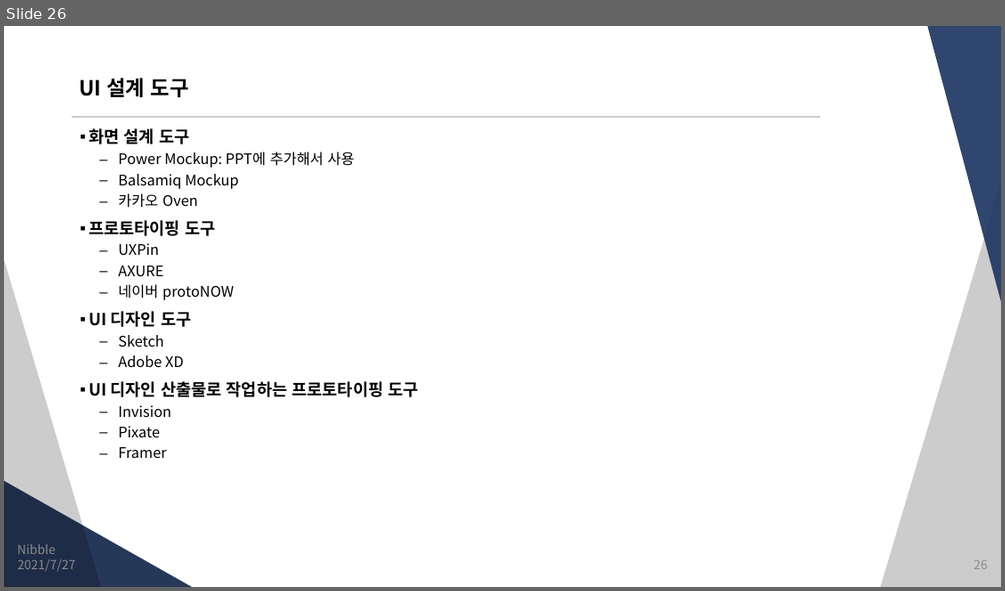
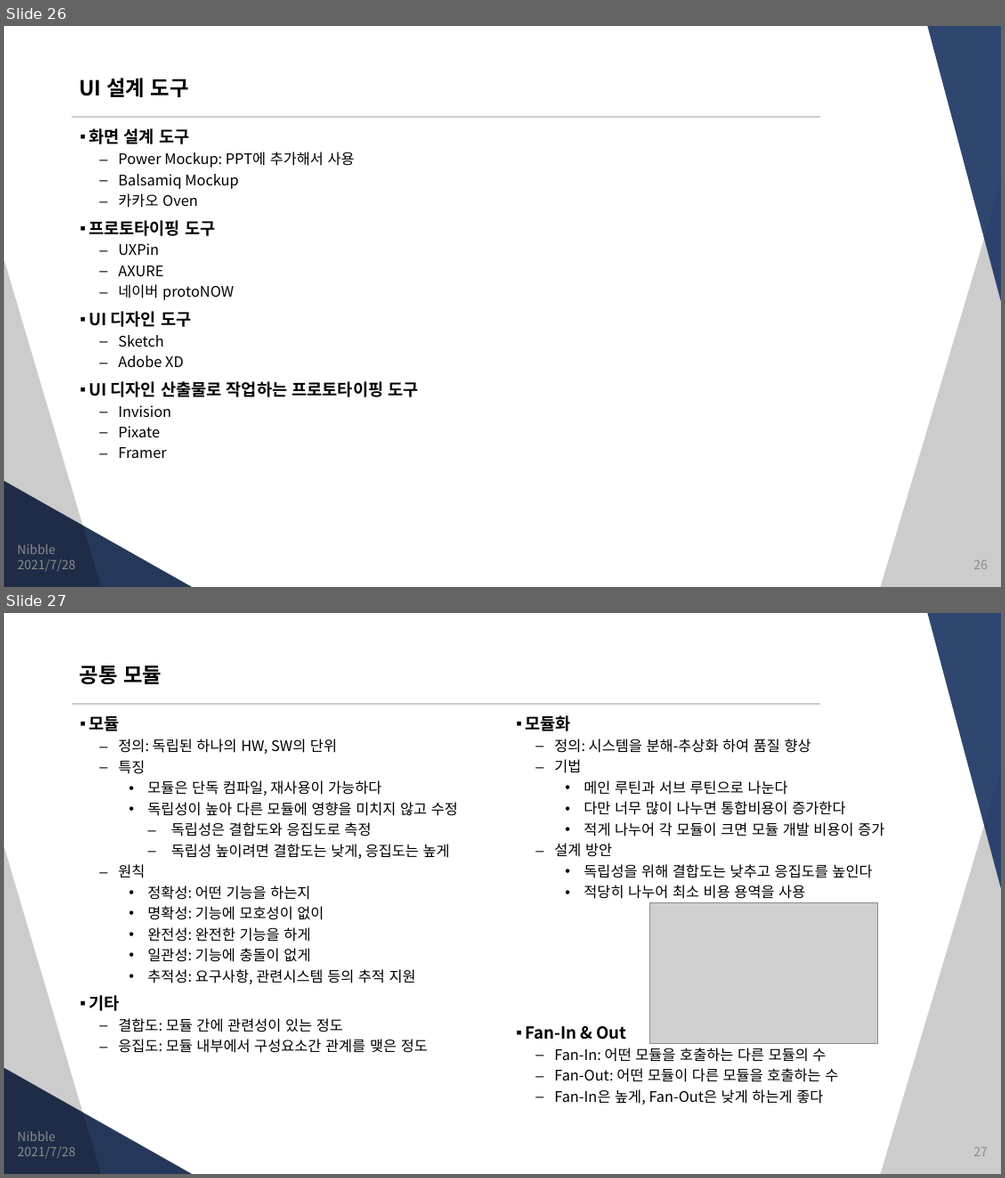
Before and after one commit to JungSangHyeon/2021-TIL, a slide deck: 정보처리기사/정보처리기사.pptx. Shown one above the other, each under a label of ours: slide 26 before the commit, slides 26 and 27 after it. The pictures are 1005x591 and 1005x1178 pixels, drawn with LibreOffice and Linux fonts; fonts in the diff are those of the drawing; grey boxes stand for pictures. Boxes give left, top, right and bottom in pixels: in the first picture for what was removed or moved away, otherwise in the second. Text is boxed around its words. In the diff, an @@ line names an element or a change of style, - is before the commit and + after.

```diff
--- a/정보처리기사/정보처리기사.pptx
+++ b/정보처리기사/정보처리기사.pptx
@@ slide 27 added at <box>4,613,1001,1174</box>, background #FFFFFF; not listed: 5 template elements that a slide beside it also shows @@
@@ title added at <box>80,666,162,684</box>, 20 pt, text #000000, bold @@
+공통 모듈
@@ text added at <box>89,716,458,1053</box>, 14 pt, text #000000 @@
+▪ 모듈
+  – 정의: 독립된 하나의 HW, SW의 단위
+  – 특징
+    • 모듈은 단독 컴파일, 재사용이 가능하다
+    • 독립성이 높아 다른 모듈에 영향을 미치지 않고 수정
+      – 독립성은 결합도와 응집도로 측정
+      – 독립성 높이려면 결합도는 낮게, 응집도는 높게
+  – 원칙
+    • 정확성: 어떤 기능을 하는지
+    • 명확성: 기능에 모호성이 없이
+    • 완전성: 완전한 기능을 하게
+    • 일관성: 기능에 충돌이 없게
+    • 추적성: 요구사항, 관련시스템 등의 추적 지원
+▪ 기타
+  – 결합도: 모듈 간에 관련성이 있는 정도
+  – 응집도: 모듈 내부에서 구성요소간 관계를 맺은 정도
@@ text added at <box>525,715,884,1104</box>, 14 pt, text #000000 @@
+▪ 모듈화
+  – 정의: 시스템을 분해-추상화 하여 품질 향상
+  – 기법
+    • 메인 루틴과 서브 루틴으로 나눈다
+    • 다만 너무 많이 나누면 통합비용이 증가한다
+    • 적게 나누어 각 모듈이 크면 모듈 개발 비용이 증가
+  – 설계 방안
+    • 독립성을 위해 결합도는 낮추고 응집도를 높인다
+    • 적당히 나누어 최소 비용 용역을 사용
+▪ Fan-In & Out
+  – Fan-In: 어떤 모듈을 호출하는 다른 모듈의 수
+  – Fan-Out: 어떤 모듈이 다른 모듈을 호출하는 수
+  – Fan-In은 높게, Fan-Out은 낮게 하는게 좋다
@@ picture added at <box>650,902,878,1043</box> @@
@@ text added at <box>17,1131,56,1141</box>, 12 pt, text #8C8C8C @@
+Nibble
@@ text added at <box>17,1146,75,1159</box>, 12 pt, text #8C8C8C @@
+2021/7/28
@@ page number added at <box>973,1147,987,1156</box>, 12 pt, text #8C8C8C @@
+27
@@ slide 26 changed as well @@
@@ text at <box>17,559,75,572</box>: text changed @@
-2021/7/27
+2021/7/28
```
Also in this commit, not shown: 24 other slides changed, 7 other slides added.
